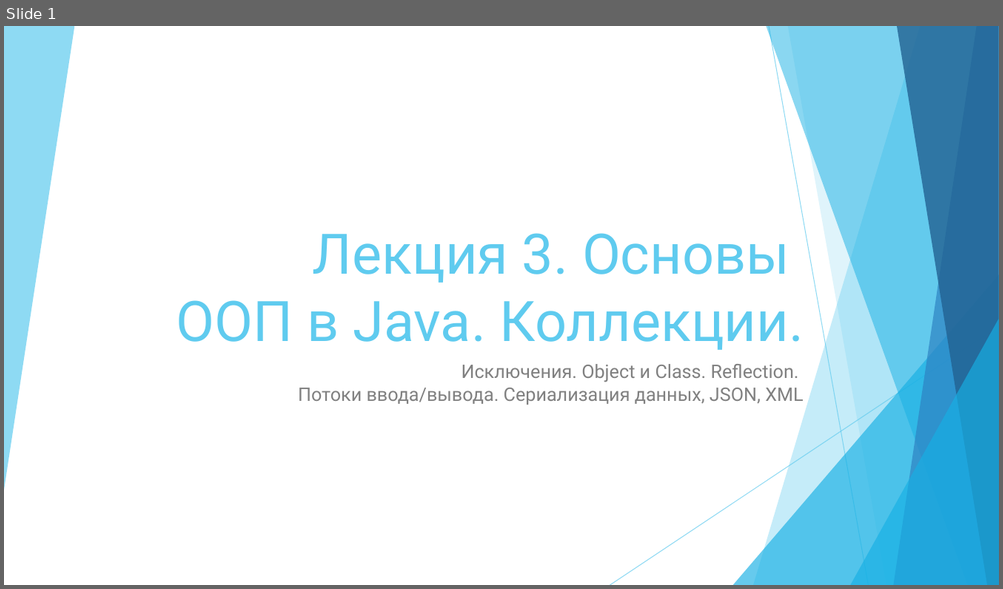
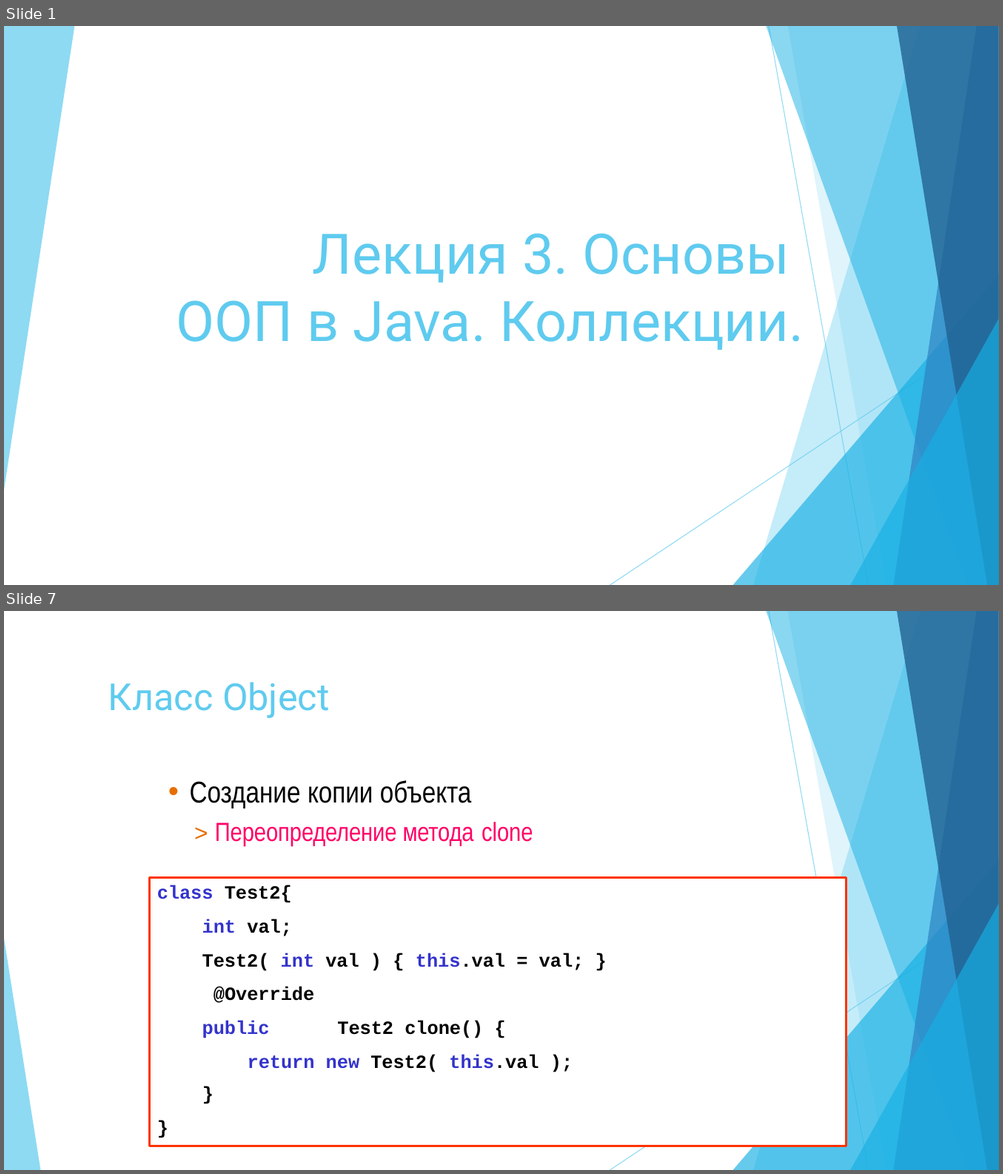
Before and after one commit to vvsirius/Presentations, a slide deck: 03. Java.pptx. Shown one above the other, each under a label of ours: slide 1 before the commit, slides 1 and 7 after it; the slides between them are not shown. The pictures are 1003x589 and 1003x1174 pixels, drawn with LibreOffice and Linux fonts; fonts in the diff are those of the drawing. Boxes give left, top, right and bottom in pixels: in the first picture for what was removed or moved away, otherwise in the second. Text is boxed around its words. In the diff, an @@ line names an element or a change of style, - is before the commit and + after.

```diff
--- a/03. Java.pptx
+++ b/03. Java.pptx
@@ slide 7 added at bbox=[4, 611, 999, 1170], background #FFFFFF; not listed: 9 template elements that a slide beside it also shows @@
@@ title added at bbox=[108, 682, 329, 718], 36 pt, text #5FCBEF @@
+Класс Object
@@ text added at bbox=[157, 780, 584, 1073], 18.1 pt, text #000000, bold @@
+• Создание копии объекта
+> Переопределение метода clone
+class Test2{
+int val;
+Test2( int val ) { this.val = val; } @Override
+public Test2 clone() {
+return new Test2( this.val );
@@ freeform shape added at bbox=[150, 877, 845, 1146], fill #FFFFFF @@
@@ freeform shape added at bbox=[150, 877, 845, 1146], outline #FF3300 2 pt @@
@@ triangle added at bbox=[4, 939, 40, 1170], fill #5FCBEF at 70% opacity @@
@@ text added at bbox=[201, 1084, 214, 1105], 18.1 pt, text #000000, bold @@
+}
@@ text added at bbox=[156, 1119, 170, 1139], 18.1 pt, text #000000, bold @@
+}
@@ text added at bbox=[781, 1145, 802, 1146], 18.1 pt, text #000000 @@
+43
@@ slide 1 changed as well @@
@@ subtitle removed at bbox=[298, 364, 802, 405] @@
-Исключения. Object и Class. Reflection.
-Потоки ввода/вывода. Сериализация данных, JSON, XML
```
Also in this commit, not shown: 34 other slides added, 38 slides removed, 15 other files.
